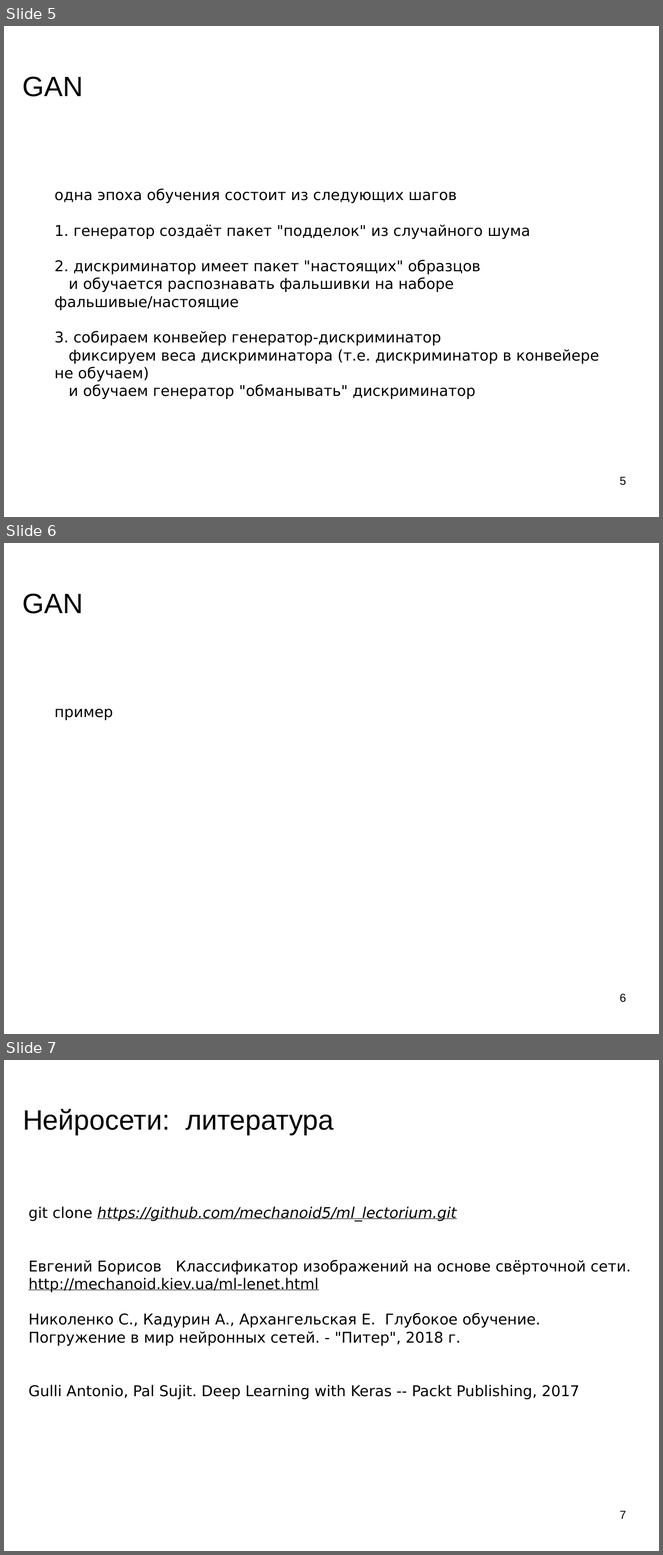
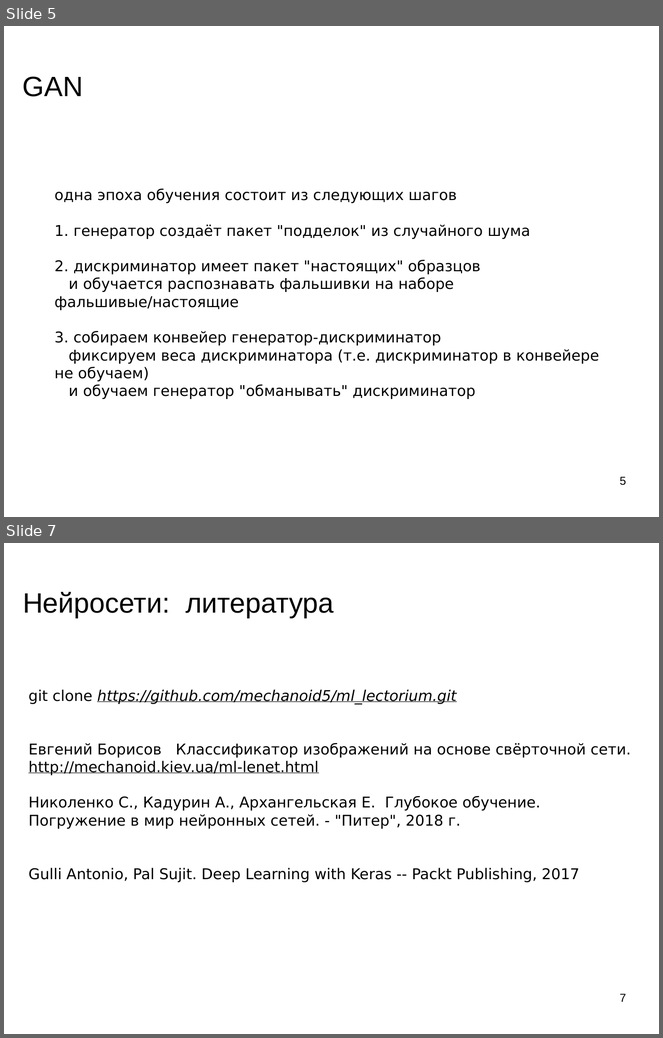
Before and after one commit to mechanoid5/ml_lectorium_legacy, a slide deck: 23-gan.odp. Shown one above the other, each under a label of ours: slides 5, 6 and 7 before the commit, slides 5 and 7 after it; the slides between them are not shown. The pictures are 663x1555 and 663x1038 pixels, drawn with LibreOffice and Linux fonts; fonts in the diff are those of the drawing; background and template pictures are left out. Boxes give left, top, right and bottom in pixels: in the first picture for what was removed or moved away, otherwise in the second. Text is boxed around its words. In the diff, an @@ line names an element or a change of style, - is before the commit and + after.

```diff
--- a/23-gan.odp
+++ b/23-gan.odp
@@ slide 6 removed at <box>4,543,659,1034</box>, background picture (left out) @@
@@ title removed at <box>23,593,84,614</box> @@
-GAN
@@ text removed at <box>54,709,113,720</box> @@
-пример
@@ page number removed at <box>620,994,626,1003</box> @@
-6
```
Also in this commit, not shown: 1 slide added, 1 other file.
